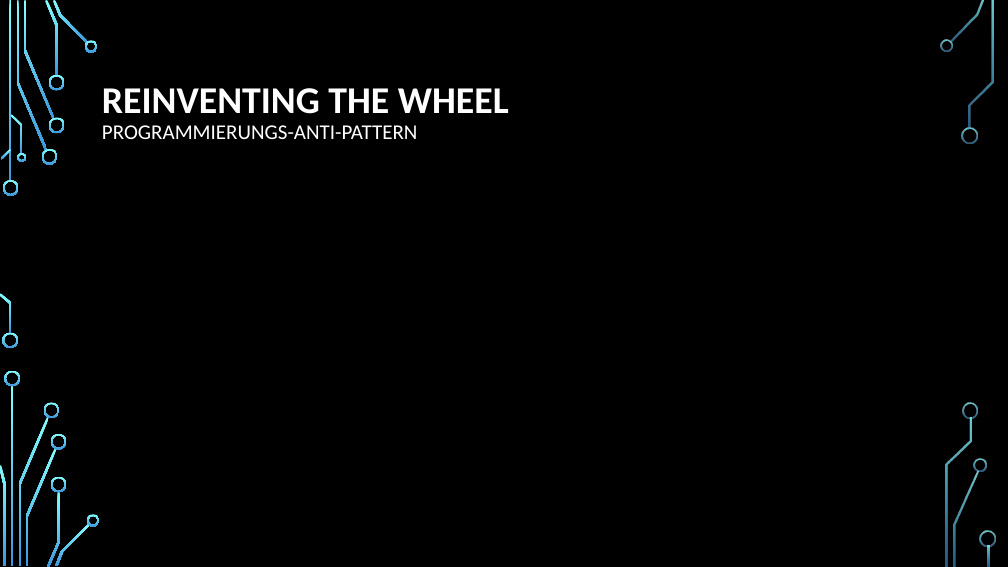
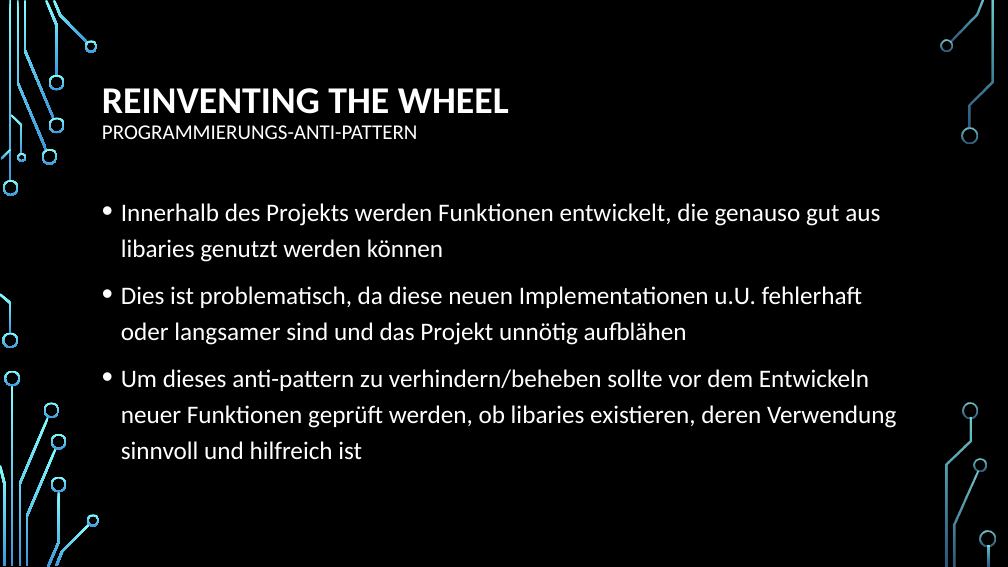
Before and after one commit to joshuaschu/E-Portfolio_Anti-Patterns, a slide deck: slide 13 of Anti-Patterns.pptx. Drawn at 1008x567 pixels with LibreOffice and Linux fonts; fonts in the diff are those of the drawing; background and template pictures are left out. Boxes give left, top, right and bottom in pixels: in the first picture for what was removed or moved away, otherwise in the second. Text is boxed around its words. In the diff, an @@ line names an element or a change of style, - is before the commit and + after.

```diff
--- a/Anti-Patterns.pptx
+++ b/Anti-Patterns.pptx
@@ text added at box(121, 203, 897, 460), 24 pt, text #FFFFFF @@
+• Innerhalb des Projekts werden Funktionen entwickelt, die genauso gut aus libaries genutzt werden können
+• Dies ist problematisch, da diese neuen Implementationen u.U. fehlerhaft oder langsamer sind und das Projekt unnötig aufblähen
+• Um dieses anti-pattern zu verhindern/beheben sollte vor dem Entwickeln neuer Funktionen geprüft werden, ob libaries existieren, deren Verwendung sinnvoll und hilfreich ist
```
Also in this commit, not shown: 6 other slides changed, 1 slide added.
